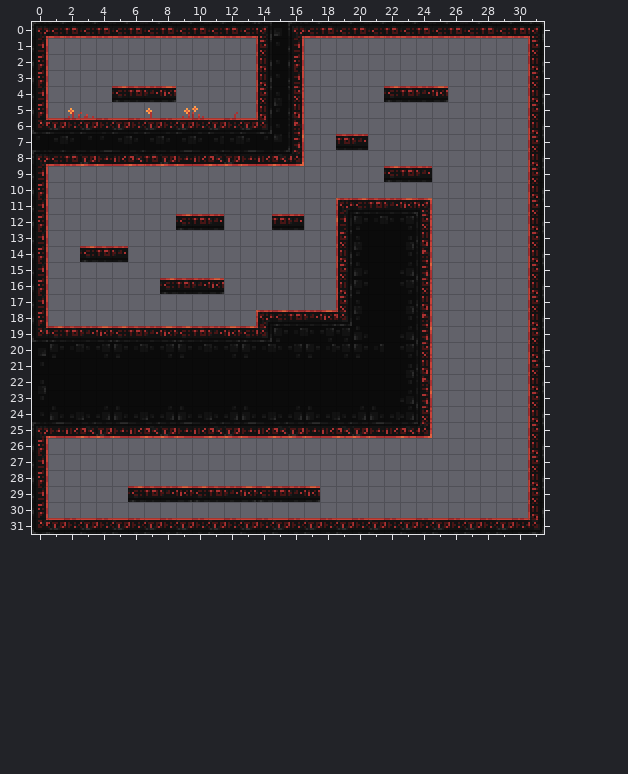
Tiled map -- Tiled/Mapateste.tmx. Above, as it was before the edit.
Cells are 8x8 px. Shown: x 0..31, y 0..31.
Now the later version:
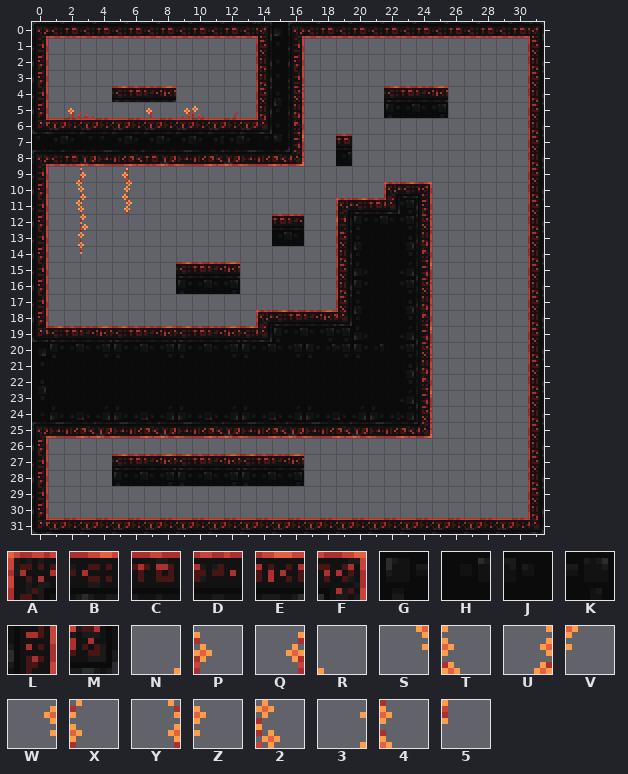
Key: from "Blood Temple Tileset": A 130, B 131, C 132, D 133, E 134, F 135, G 163, H 164, J 165, K 166, L 237, M 272, N 649, P 650, Q 653, R 654, S 681, T 682, U 685, V 686, W 713, X 714, Y 717, Z 718, 2 746, 3 777, 4 778, 5 810.
_ is an empty cell, . an unchanged one.
The exact change:
--- layer "Camada de Blocos 1"
@@ x 22..25 @@
- 5 ____
+ 5 GHJK
@@ x 2..24 @@
- 7 ..................D....
- 8 ................._.....
- 9 __.__...............BCD
-10 __.__...............___
-11 __.__...............DEF
-12 ._.....BCD.............
-13 __...........__........
-14 .BCD...................
-15 .......____............
-16 ......BCDE_............
+ 7 .................._....
+ 8 .................H.....
+ 9 NP.QR...............___
+10 ST.UV...............ABF
+11 WX.YZ...............MKL
+12 .2.....___.............
+13 34...........HJ........
+14 .5__...................
+15 .......BCDE............
+16 ......_GHJK............
@@ x 5..17 @@
-27 ____________.
-28 ____________.
-29 .BCDEBCDEBCDE
+27 BCDEBCDEBCDE.
+28 GHJKGHJKGHJK.
+29 .____________
